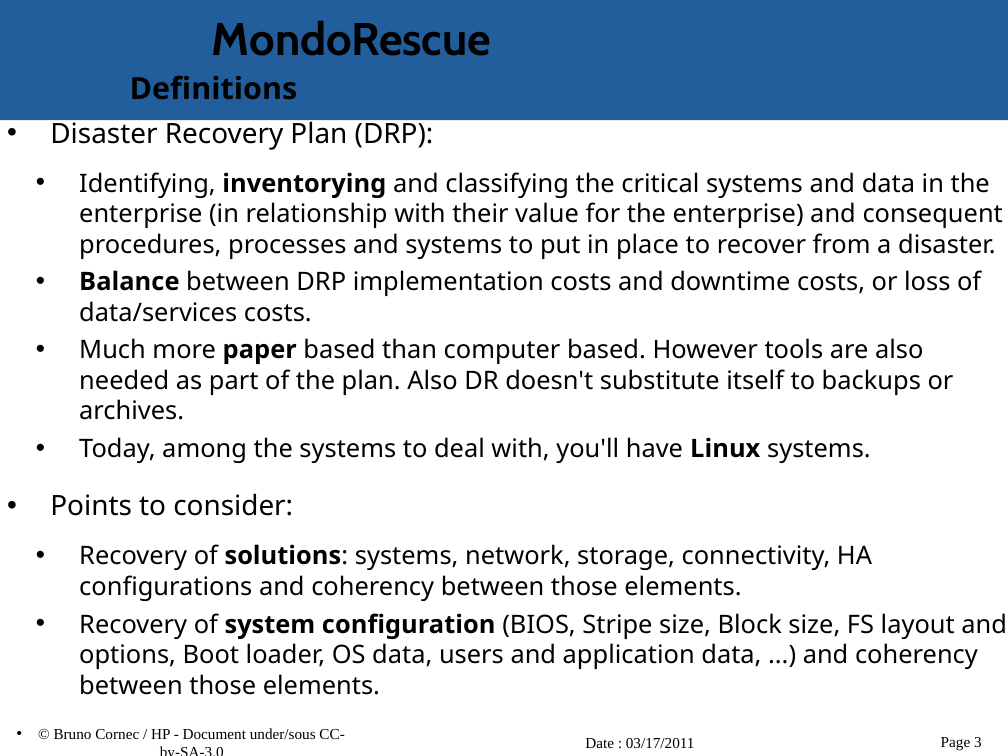
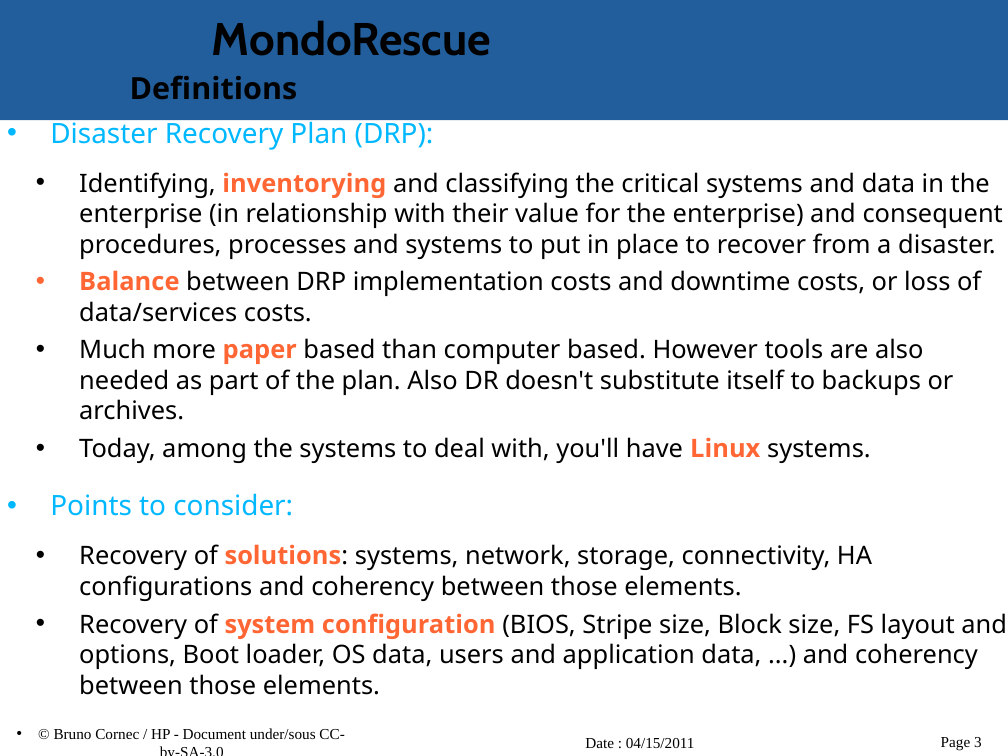
Before and after one commit to vir/mondo-rescue, a slide deck: slide 3 of mondo-doc/mondo-presentation.odp. Drawn at 1008x756 pixels with LibreOffice and Linux fonts; fonts in the diff are those of the drawing; background and template pictures are left out. Boxes give left, top, right and bottom in pixels: in the first picture for what was removed or moved away, otherwise in the second. Text is boxed around its words. In the diff, an @@ line names an element or a change of style, - is before the commit and + after.

```diff
--- a/mondo-doc/mondo-presentation.odp
+++ b/mondo-doc/mondo-presentation.odp
@@ text "Disaster Recovery Plan (DRP):" at [50, 116, 1007, 695]: text colour #000000 to #00B8FF in "Disaster Recovery Plan (DRP):", "Points to consider:"; text colour #000000 to #FF6633 in "inventorying", "Balance", "paper", "Linux" and 2 more places @@
@@ text at [585, 738, 695, 748]: text changed @@
-Date : 03/17/2011
+Date : 04/15/2011
```
Also in this commit, not shown: 25 other slides changed.
